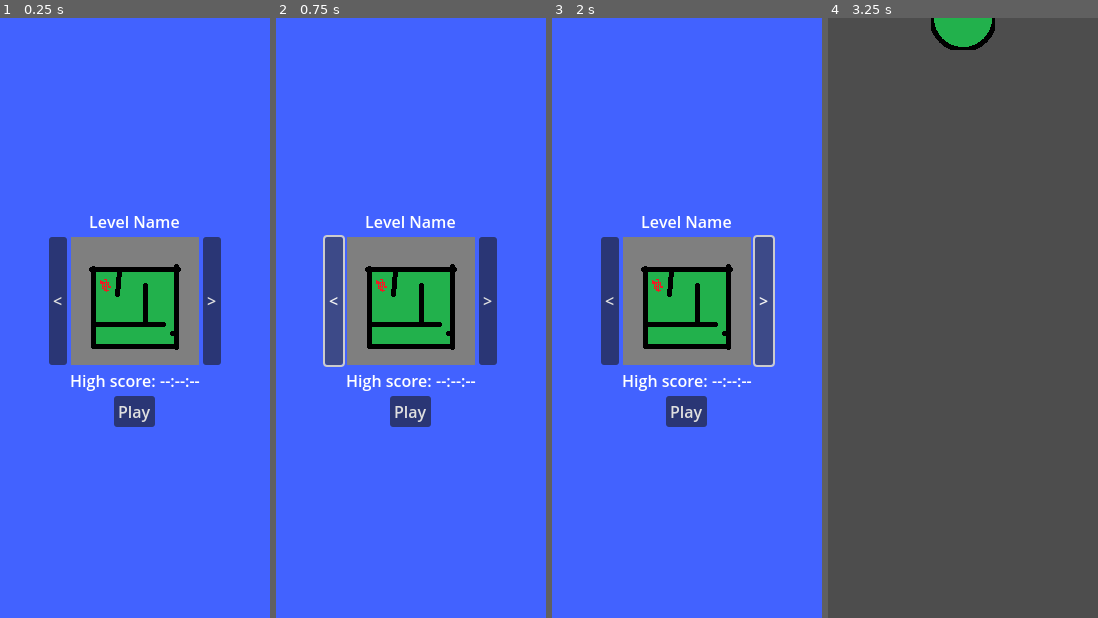
Above: before the commit, frames 1-4 (left to right).
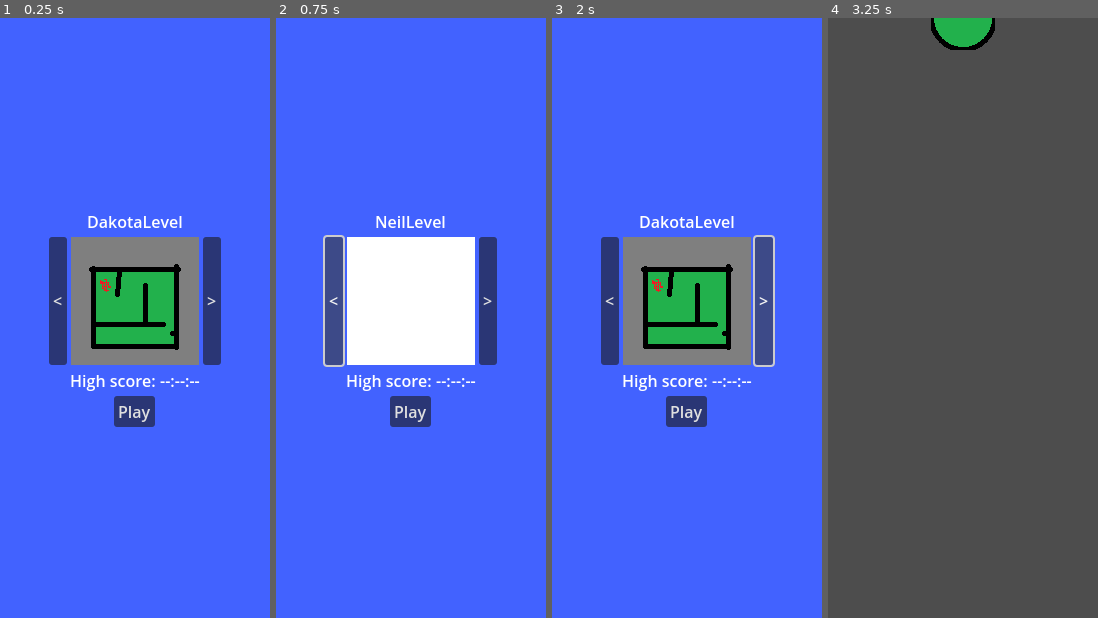
Above: after the commit, the same moments.

Repository: pt80/MobileGame
Game: Godot game, scene res://Scenes/MainMenu.tscn
Same seed, same stepped clock (60 frames per second), same inputs: the game is played once before the commit and once after it.
Inputs:
- Up to frame 1 (0.25 s): no input
- Up to frame 2 (0.75 s): click "<" at 0.5 s
- Up to frame 3 (2 s): click ">" at 1.25 s
- Up to frame 4 (3.25 s): click "Play" at 2 s; tap Enter at 2.75 s; hold D (right) from 2.78 s (still down)

The runs differ from the first frame. In frame 1, 0.4% of the frame differs, in the area x 32-68%, y 33-35%; in frame 2, 10%, in the area x 26-74%, y 33-58%; in frame 3, 0.4%; in frame 4, nothing differs.

Commit message:
update level text when switched

Diff:
--- a/Scripts/LevelInfo.gd
+++ b/Scripts/LevelInfo.gd
@@ -1,11 +1,12 @@
 extends Node
 
-
-# Called when the node enters the scene tree for the first time.
-func _ready():
-	pass # Replace with function body.
-
-
-# Called every frame. 'delta' is the elapsed time since the previous frame.
-func _process(delta):
-	pass
+var Metadata = {
+	"DakotaLevel":{
+		'image': "res://Images/LevelImage.png",
+		'high score': 0
+	},
+	"NeilLevel":{
+		'image': "res://Images/MainMenuBackground.png",
+		'high score': 0
+	}
+}
--- a/Scripts/MainMenu.gd
+++ b/Scripts/MainMenu.gd
@@ -1,10 +1,14 @@
 extends Control
+
+@onready var level_image = $VBoxContainer/HBoxContainer2/LevelImage
+@onready var level_name_label = $VBoxContainer/HBoxContainer/LevelNameLabel
 
 var LevelIndex = 0
 var LevelList: Array = []
 
 func _ready():
 	GetLevels("res://Scenes/Levels/")
+	SetLevelInfo()
 
 func GetLevels(path):
 	var dir = DirAccess.open(path)
@@ -19,9 +23,6 @@
 		print("An error occurred when trying to access the path.")
 	print(LevelList)
 
-func _process(_delta):
-	pass
-
 func _on_button_pressed():
 	get_tree().change_scene_to_file("res://Scenes/Levels/" + LevelList[LevelIndex])
 
@@ -29,10 +30,15 @@
 	LevelIndex -= 1
 	if LevelIndex < 0:
 		LevelIndex = LevelList.size() - 1
-	print('show previous level', LevelIndex)
+	SetLevelInfo()
 
 func _on_next_button_pressed():
 	LevelIndex += 1
 	if LevelIndex > LevelList.size() - 1:
 		LevelIndex = 0
-	print('show next level', LevelIndex)
+	SetLevelInfo()
+
+func SetLevelInfo():
+	var LevelName =LevelList[LevelIndex].left(LevelList[LevelIndex].length() - 5)
+	level_image.texture = load(LevelInfo.Metadata[LevelName]['image'])
+	level_name_label.text = LevelName
